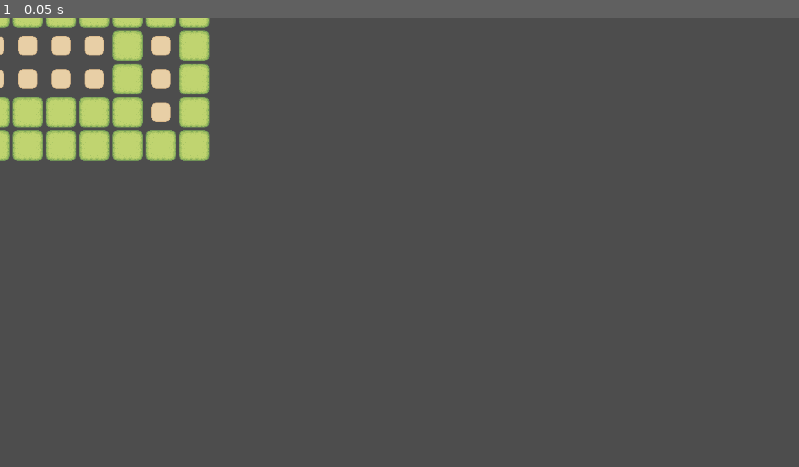
Above: before the commit, frame 1.
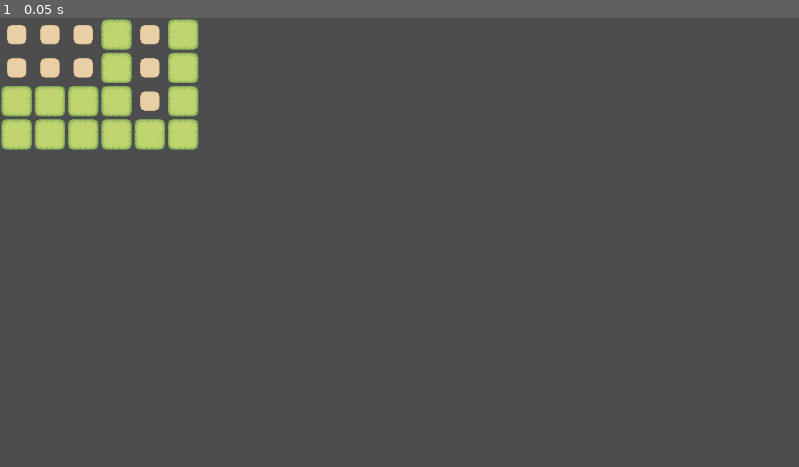
Above: after the commit, the same moment.

Repository: Oghanst/Divinization
Game: Godot game, scene res://scenes/main.tscn
Two runs of this game, one before a commit and one after it. Both use one fixed random seed, a clock stepped at 60 frames per second and the inputs below. The project has no main scene, so this scene is started directly.
Inputs:
- Up to frame 1 (0.05 s): no input

The runs differ from the first frame. In frame 1, 6.0% of the frame differs, in the area x 0-27%, y 0-32%.

Commit message:
ADD: 人口组件。

Diff:
--- a/game/core/infrastructure/map_manager.gd
+++ b/game/core/infrastructure/map_manager.gd
@@ -11,9 +11,44 @@
 
 
 var grid = {}  # 存储逻辑层数据，Key: Vector2, Value: Tile
+var highlighted_grids: Dictionary = {}  # 存储高亮的地块
+var highlighted_color: Color = Color(1, 1, 0, 0.5)  # 高亮颜色
+
+func highlight_grid(pos: Vector2) -> void:
+	"""
+	高亮地块
+	"""
+	if not highlighted_grids.has(pos):
+		var highlighted_rect = ColorRect.new()
+		highlighted_rect.color = highlighted_color
+		highlighted_rect.size = terrain_render_layer.tile_set.tile_size
+		highlighted_rect.position = terrain_render_layer.map_to_local(pos) - highlighted_rect.size / 2
+		add_child(highlighted_rect)
+		highlighted_rect.visible = true
+		highlighted_rect.z_index = 1
+		highlighted_grids[pos] = highlighted_rect
+		print_debug("highlighted grid at: " + str(pos))
+
+func unhighlight_grid(pos: Vector2) -> void:
+	"""
+	取消高亮地块
+	"""
+	if highlighted_grids.has(pos):
+		highlighted_grids[pos].queue_free()
+		highlighted_grids.erase(pos)
+
+func highlight_action(pos: Vector2) -> void:
+	"""
+	高亮地块动作
+	"""
+	if highlighted_grids.has(pos):
+		unhighlight_grid(pos)
+	else:
+		highlight_grid(pos)
 
 func _ready():
 	assert(terrain_render_layer != null, "Terrain render layer is not set.")
+	visible = true
 	initialize_logic_from_render()
 	load_grid_to_scene()
 
@@ -34,7 +69,9 @@
 			var pos = terrain_render_layer.local_to_map(to_local(get_global_mouse_position()))
 			if grid.has(pos):
 				print_debug(grid[pos].tile_terrain)
-				print_debug(grid[pos].resources.resources)
+				# print_debug(grid[pos].resources.resources)
+				print_debug(grid[pos].population.population)
+				highlight_action(pos)
 			else:
 				print_debug("No tile found at: " + str(pos))
 
--- a/game/core/service/register_service.gd
+++ b/game/core/service/register_service.gd
@@ -1,6 +1,6 @@
 extends Node
 
-# Register service
+# Registery service
 var registries:Dictionary = {}
 
 func add_registry(registry_name:String, registry: Registry):
@@ -20,11 +20,9 @@
 # Called when the node enters the scene tree for the first time.
 func _ready() -> void:
 	add_registry("resource_registry", ResourceRegistry.new())
+	add_registry("population_registry", PopulationRegistry.new())
 
 
-# Called every frame. 'delta' is the elapsed time since the previous frame.
-func _process(delta: float) -> void:
-	pass
 
 func _exit_tree() -> void:
 	cleanup_registries()
--- a/game/domain/map/Tile.gd
+++ b/game/domain/map/tile/Tile.gd
@@ -3,21 +3,29 @@
 # 这里的地块变成只负责渲染的地块，资源逻辑等放到 MapManager 管理的另一个地块类中
 
 @export var tile_terrain: String = "grass"
+
+# 资源组件
+var resource_registry: ResourceRegistry
 var resources: ResourceComponent
 
-var resource_registry: ResourceRegistry
+# 人口组件
+var population_registry: PopulationRegistry
+var population: PopulationComponent
+
+# 主权组件
+
+# 建筑组件
+
+# 神权组件
 
 
 func _ready() -> void:
 	# print(get_path())
 	resource_registry = RegisterService.get_registry("resource_registry")
-	resources = resource_registry.get_resource_component(tile_terrain)
+	resources = resource_registry.get_component(tile_terrain)
+	population_registry = RegisterService.get_registry("population_registry")
+	population = population_registry.get_component(tile_terrain)
 	if resources == null:
 		print("Resource component not found: " + tile_terrain)
 		queue_free()
 		return
-
-
-# Called every frame. 'delta' is the elapsed time since the previous frame.
-func _process(delta: float) -> void:
-	pass
--- a/game/domain/map/tile/tile_components/population_component.gd
+++ b/game/domain/map/tile/tile_components/population_component.gd
@@ -4,10 +4,70 @@
 var population: Dictionary = {}
 # population 模版
 # {
-# 	"population": {
+# 	"population": 20,
+# 	"residency": 100,
+# 	"food_consumption_coef": 1.0,
+# }
+
+var basic_productivity: int = 5
+const DEFAULT_PRODUCTIVITY_COEF: float = 1.0
+const DEFAULT_POPULATION_REGENERATE_COEF: float = 0.2
 
 func _init(config: Dictionary) -> void:
     """
     初始化人口组件
     """
     population = config
+
+
+func add_property_value(property_name: String, value: int) -> void:
+    """
+    添加人口属性
+    """
+    assert(population.has(property_name), "Property not found: " + property_name)
+    population[property_name] += value
+
+func get_property_value(property_name: String):
+    """
+    获取人口属性
+    """
+    assert(population.has(property_name), "Property not found: " + property_name)
+    return population[property_name]
+
+func regenerate_population(regenerate_coef: float = DEFAULT_POPULATION_REGENERATE_COEF) -> void:
+    """
+    人口增长
+    """
+    var current_population:int = get_property_value("population")
+    var residency:int = get_property_value("residency")
+    var increase_population: int = int(UtilFunctions.s_shape_regenerate(current_population, residency, regenerate_coef))
+    var new_population:int = clamp(current_population + increase_population, 0, residency)
+    population["population"] = new_population
+
+func set_basic_productivity(value: int) -> void:
+    """
+    设置基础生产力
+    """
+    basic_productivity = value
+
+func get_basic_productivity() -> int:
+    """
+    获取基础生产力
+    """
+    return basic_productivity
+
+func compute_productivity(productivity_coef: float = DEFAULT_PRODUCTIVITY_COEF) -> int:
+    """
+    计算人口生产力，其他组件通过修改 productivity_coef 来影响生产力
+    """
+    var current_population:int = get_property_value("population")
+    var productivity:int = int(current_population * productivity_coef) * basic_productivity
+    return productivity
+
+func consume_food() -> int:
+    """
+    消耗食物，返回消耗的食物数量，正数
+    """
+    var food_consumption_coef: float = get_property_value("food_consumption_coef")
+    var food_consumption: int = int(get_property_value("population") * food_consumption_coef)
+    return food_consumption
--- /dev/null
+++ b/game/domain/map/tile/tile_components/religion_component.gd
@@ -0,0 +1,4 @@
+extends Object
+class_name ReligionComponent
+
+# 神权组件
--- a/game/domain/map/tile/tile_components/resource_component.gd
+++ b/game/domain/map/tile/tile_components/resource_component.gd
@@ -60,11 +60,8 @@
 	resource["property"]["stock"] = new_stock
 	return collected
 
-func s_shape_regenerate(stock: int, capacity: int, regen_coef: float) -> int:
-	var regen_amount = int( (1-(float)(stock)/(float)(capacity)) * regen_coef * capacity )
-	return regen_amount
 
-func regenerate_resource(resource_name: String, regenerate_func:Callable = s_shape_regenerate) -> void:
+func regenerate_resource(resource_name: String, regenerate_func:Callable = UtilFunctions.linear_regenerate) -> void:
 	assert(resources.has(resource_name), "Resource not found: " + resource_name)
 	var resource:Dictionary = resources[resource_name]
 	var stock:int = resource["property"]["stock"]
@@ -74,8 +71,15 @@
 	var new_stock:int = min(stock + regen_amount, capacity)
 	resource["property"]["stock"] = new_stock
 
-func get_all_resources() -> Dictionary:
+func get_resources() -> Dictionary:
 	"""
 	获取所有资源
 	"""
 	return resources
+
+func get_property_value(property_name: String):
+	"""
+	获取资源属性
+	"""
+	assert(resources.has(property_name), "Property not found: " + property_name)
+	return resources[property_name]
--- /dev/null
+++ b/game/domain/map/tile/tile_components/sovereignty_component.gd
@@ -0,0 +1,13 @@
+extends Object
+class_name SovereigntyComponent
+
+var sovereignty: String = ""  # 主权归属
+
+func _init() -> void:
+	"""
+	初始化主权组件
+	"""
+	pass
+
+func set_sovereignty(new_sovereignty: String) -> void:
+	sovereignty = new_sovereignty
--- a/game/domain/registry/meta.gd
+++ b/game/domain/registry/meta.gd
@@ -28,3 +28,9 @@
 	初始化 meta
 	"""
 	meta = meta_dict
+
+func clear() -> void:
+	"""
+	清理 meta
+	"""
+	meta.clear()
--- /dev/null
+++ b/game/domain/registry/population_registry.gd
@@ -0,0 +1,49 @@
+extends Registry
+class_name PopulationRegistry
+
+# 人口元数据，不需要像资源元数据一样是个dict
+var population_meta: Meta = Meta.new({
+	"population": 0,
+	"residency": 0,
+	"food_consumption_coef": 1.0,
+})
+var registry:Dictionary = {}
+
+func register_basic_population_component(tile_terrain:String, population_config:Dictionary) -> void:
+	"""
+	根据地块类型注册资源, resource_config 需要和资源的 meta 结构一致
+	"""
+	var config: Dictionary = population_meta.construct_config(population_config)
+	registry[tile_terrain] = PopulationComponent.new(config)
+
+func register_default_population() -> void:
+	"""
+	注册默认资源
+	"""
+	register_basic_population_component("grass", {
+		"population": 20,
+		"residency": 100,
+		"food_consumption_coef": 1.0,
+	})
+	register_basic_population_component("plain", {
+		"population": 10,
+		"residency": 200,
+		"food_consumption_coef": 1.5,
+	})
+
+func get_component(tile_terrain: String) -> PopulationComponent:
+	"""
+	获取资源组件
+	"""
+	return registry[tile_terrain]
+
+func _init() -> void:
+	print("PopulationRegistry ready")
+	register_default_population()
+
+func cleanup() -> void:
+	"""
+	清理资源
+	"""
+	registry.clear()
+	population_meta.clear()
--- a/game/domain/registry/resource_registry.gd
+++ b/game/domain/registry/resource_registry.gd
@@ -12,16 +12,10 @@
 	resource_metas[resource_name] = resource_meta
 
 
-func register_resource_metas_from_file(file_path: String) -> void:
-	"""
-	从文件注册资源
-	"""
-	pass
 
 func register_default_resource_metas() -> void:
 	"""
 	注册默认资源
-	TODO:后续改为从配置文件读取
 	"""
 	resource_metas["food"] = Meta.new({
 		"property": {
@@ -68,7 +62,6 @@
 		"tags": ["currency"],
 	})
 
-	# elemental 应该交给另一个系统处理，这里要分离
 	resource_metas["ruby"] = Meta.new({
 		"property": {
 			"stock": 0,
@@ -138,13 +131,6 @@
 		config[resource_name] = temp_config
 	registry[tile_terrain] = ResourceComponent.new(config)
 
-
-func register_resources_from_file(file_path: String) -> void:
-	"""
-	从文件注册资源
-	"""
-	pass
-
 func register_default_resources() -> void:
 	"""
 	注册默认资源
@@ -231,7 +217,7 @@
 		},
 	})
 
-func get_resource_component(tile_terrain: String) -> ResourceComponent:
+func get_component(tile_terrain: String) -> ResourceComponent:
 	"""
 	获取资源组件
 	"""
--- a/project.godot
+++ b/project.godot
@@ -16,6 +16,7 @@
 
 [autoload]
 
+UtilFunctions="*res://utils/util_functions.gd"
 RegisterService="*res://game/core/service/register_service.gd"
 
 [dotnet]
--- a/scenes/main.tscn
+++ b/scenes/main.tscn
@@ -47,11 +47,9 @@
 script = ExtResource("1_jucu8")
 
 [node name="Map" type="TileMapLayer" parent="ResourceRegistry"]
-position = Vector2(16, 16)
 tile_map_data = PackedByteArray("AAAAAAAAAQAAAAAAAAABAAAAAQAAAAAAAAACAAEAAQAAAAAAAAABAAEAAQAAAAAAAAAAAAEAAQAAAAAAAAD//w …(480 unchanged characters)…
 tile_set = SubResource("TileSet_jnn0r")
 
 [node name="MapManager" type="Node2D" parent="." node_paths=PackedStringArray("terrain_render_layer")]
-visible = false
 script = ExtResource("3_gackn")
 terrain_render_layer = NodePath("../ResourceRegistry/Map")
--- /dev/null
+++ b/utils/util_functions.gd
@@ -0,0 +1,15 @@
+extends Node
+
+func s_shape_regenerate(stock: int, capacity: int, regen_coef: float) -> int:
+    """
+    S形增长，基于当前数目和最大容量，在容量的一半时增长最快，基数是当前数目，适用于人口的增长
+    """
+    var regen_amount = int( (1-(float)(stock)/(float)(capacity)) * regen_coef * stock )
+    return regen_amount
+
+func linear_regenerate(stock: int, _capacity: int, regen_coef: float) -> int:
+    """
+    线性增长，基于当前数目和最大容量，适用于资源的增长
+    """
+    var regen_amount = int( regen_coef * stock )
+    return regen_amount
Not shown, added: game/domain/divine/divine.md
